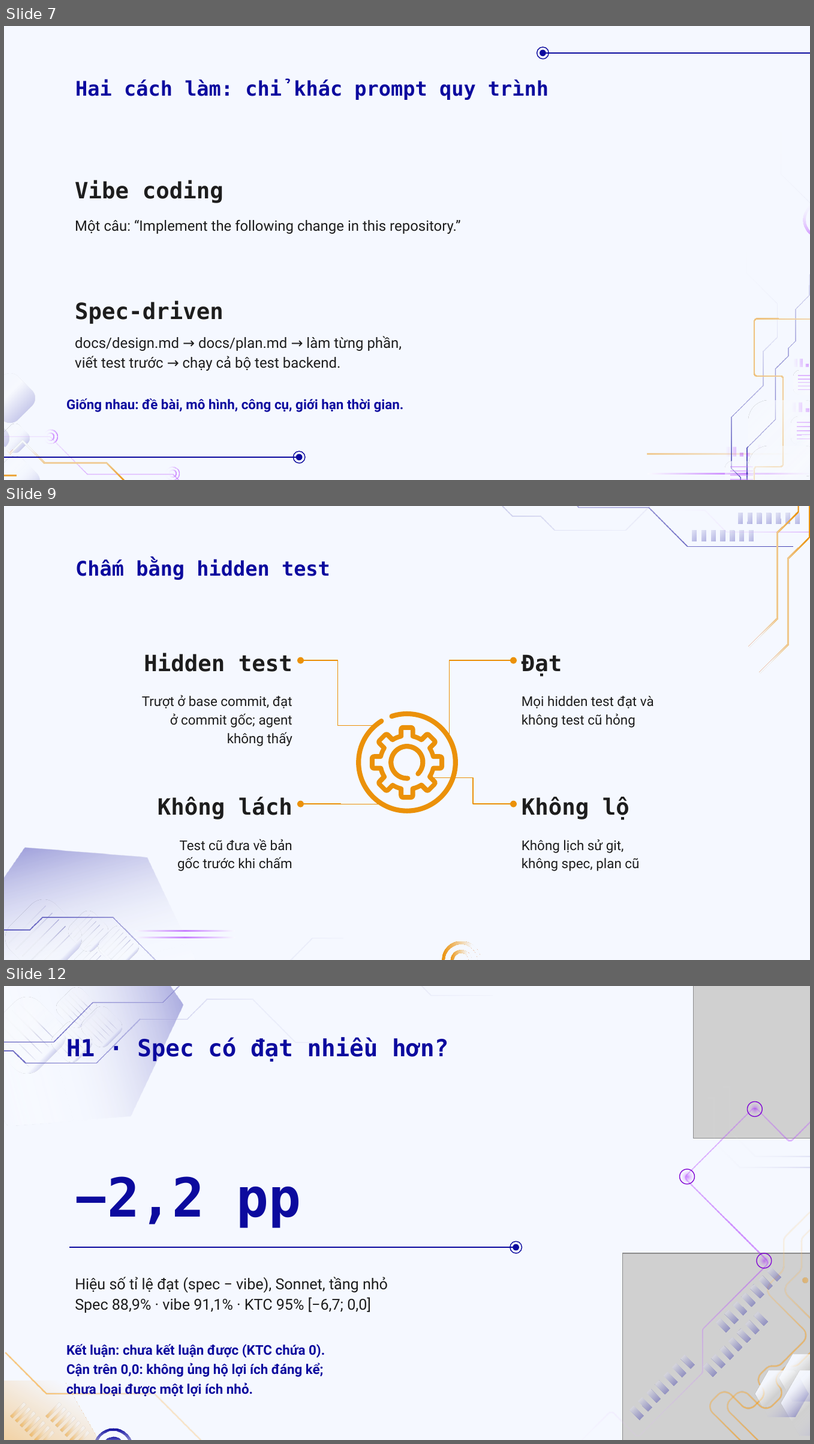
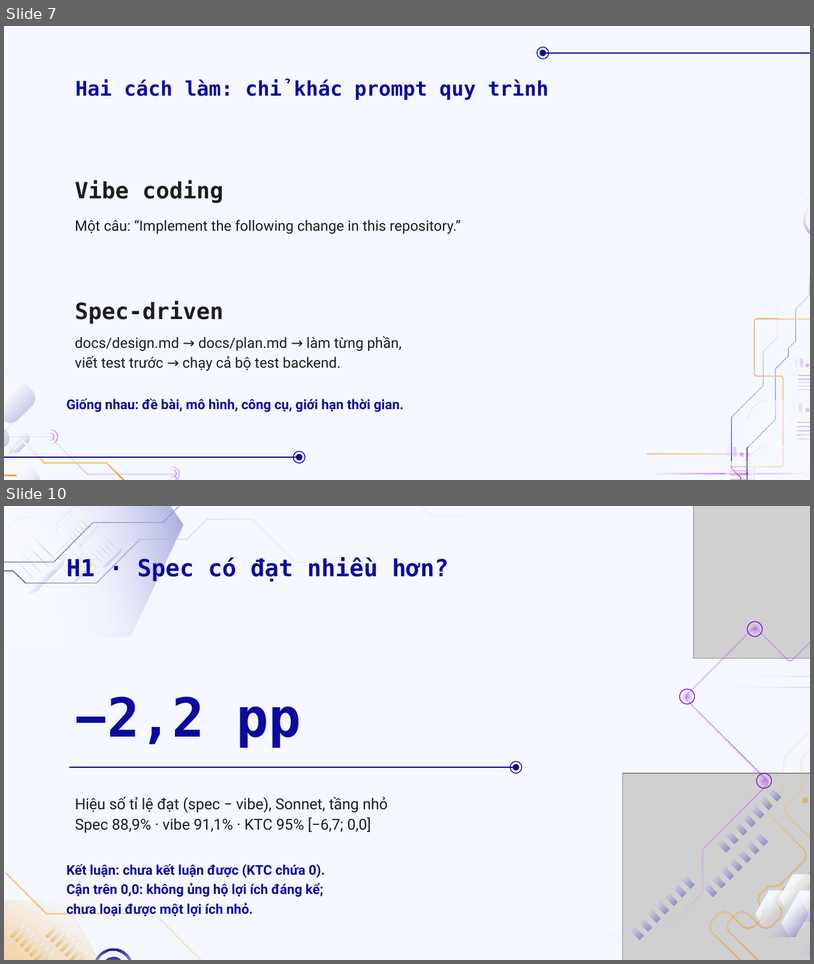
Before and after one commit to doanan293/vipharmind-ai-sdlc-study, a slide deck: docs/presentation/vipharmind-slides.pptx. Shown one above the other, each under a label of ours: slides 7, 9 and 12 before the commit, slides 7 and 10 after it; the slides between them are not shown. The pictures are 814x1444 and 814x964 pixels, drawn with LibreOffice and Linux fonts; fonts in the diff are those of the drawing; grey boxes stand for pictures; background and template pictures are left out. Boxes give left, top, right and bottom in pixels: in the first picture for what was removed or moved away, otherwise in the second. Text is boxed around its words. In the diff, an @@ line names an element or a change of style, - is before the commit and + after.

```diff
--- a/docs/presentation/vipharmind-slides.pptx
+++ b/docs/presentation/vipharmind-slides.pptx
@@ slide 9 removed at [4, 506, 810, 960], background #F5F8FF @@
@@ group removed at [197, 506, 810, 795]: 19 freeform shapes @@
@@ text removed at [136, 559, 330, 580] @@
-Chấm bằng hidden test
@@ text removed at [144, 653, 293, 672] @@
-Hidden test
@@ elbow arrow removed from (375, 726) to (301, 660) @@
@@ elbow arrow removed from (450, 738) to (513, 660) @@
@@ text removed at [522, 654, 563, 676] @@
-Đạt
@@ text removed at [142, 695, 293, 746] @@
-Trượt ở base commit, đạt
-ở commit gốc; agent
-không thấy
@@ text removed at [522, 696, 654, 727] @@
-Mọi hidden test đạt và
-không test cũ hỏng
@@ freeform shape removed at [356, 711, 458, 813] @@
@@ freeform shape removed at [370, 724, 444, 799] @@
@@ freeform shape removed at [389, 744, 426, 781] @@
@@ elbow arrow removed from (432, 778) to (513, 804) @@
@@ text removed at [158, 796, 293, 819] @@
-Không lách
@@ elbow arrow removed from (381, 804) to (301, 804) @@
@@ text removed at [522, 796, 630, 819] @@
-Không lộ
@@ text removed at [177, 838, 293, 871] @@
-Test cũ đưa về bản
-gốc trước khi chấm
@@ text removed at [522, 839, 639, 871] @@
-Không lịch sử git,
-không spec, plan cũ
@@ group removed at [4, 747, 344, 960]: 26 freeform shapes @@
@@ freeform shape removed at [442, 940, 480, 960] @@
@@ freeform shape removed at [450, 949, 473, 960] @@
@@ what was slide 12 is now slide 10 @@
```
Also in this commit, not shown: 8 slides changed, 4 slides added, 2 other slides removed, 3 other files.
